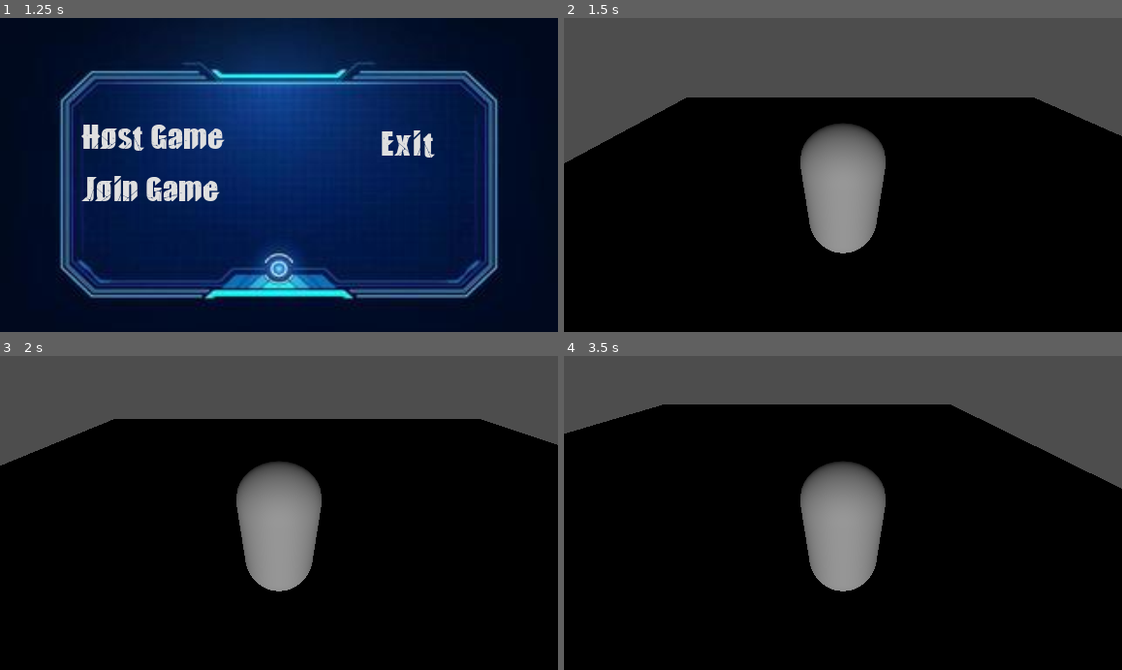
Above: before the commit, frames 1-4 (two rows, left to right).
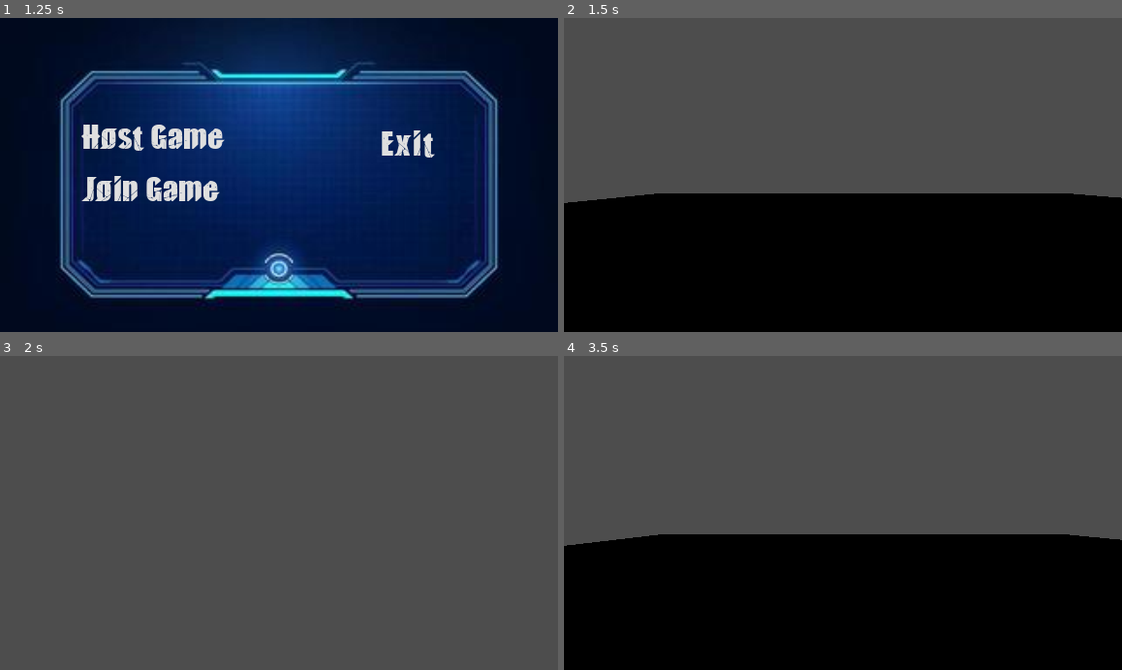
Above: after the commit, the same moments.

Repository: RynEEvans/multiplayer_test
Game: Godot game, scene res://Scenes/main_menu.tscn
Two runs of this game, one before a commit and one after it. Both use one fixed random seed, a clock stepped at 60 frames per second and the inputs below.
Inputs:
- Up to frame 1 (1.25 s): tap Enter (ui_accept) at 0.5, 0.6 s; hold Right (ui_right) from 0.53 s (still down); hold Space (jump, bound only after the commit) from 0.53 s (still down)
- Up to frame 2 (1.5 s): release Right (ui_right) at 1.25 s; release Space (jump, bound only after the commit) at 1.25 s; click "Host Game" at 1.25 s
- Up to frame 3 (2 s): no input
- Up to frame 4 (3.5 s): hold Down (ui_down) 2.03-2.78 s; tap Space (jump, bound only after the commit) at 2.1, 2.27, 2.57 s; tap Enter (ui_accept) at 2.3, 2.85 s; hold Right (ui_right) from 2.78 s (still down); hold Space (jump, bound only after the commit) from 2.78 s (still down)

Frame 1 is identical in both runs. In frame 2, 29% of the frame differs, in the area x 0-100%, y 25-75%; in frame 3, 77%, in the area x 0-100%, y 20-100%; in frame 4, 38%.

Commit message:
Setting the foundation

Diff:
--- /dev/null
+++ b/Assets/World/world_material.tres
@@ -0,0 +1,4 @@
+[gd_resource type="StandardMaterial3D" format=3 uid="uid://c1nyw7kj2xsqh"]
+
+[resource]
+albedo_color = Color(0.362202, 0.858768, 0.287868, 1)
--- /dev/null
+++ b/Scenes/CameraInput.tscn
@@ -0,0 +1,5 @@
+[gd_scene format=3 uid="uid://dh3osrjta5r55"]
+
+[node name="CameraInput" type="Node3D"]
+
+[node name="Camera3D" type="Camera3D" parent="."]
--- a/Scenes/Player/Player.tscn
+++ b/Scenes/Player/Player.tscn
@@ -1,13 +1,32 @@
-[gd_scene load_steps=4 format=3 uid="uid://bo25selcpr6xw"]
+[gd_scene load_steps=8 format=3 uid="uid://bo25selcpr6xw"]
 
 [ext_resource type="Script" uid="uid://cqlj131u14mdt" path="res://Scripts/player.gd" id="1_s0eop"]
+[ext_resource type="Script" uid="uid://j33id5xdbabj" path="res://Scenes/Player/player_input.gd" id="2_ft8w5"]
+[ext_resource type="PackedScene" uid="uid://dh3osrjta5r55" path="res://Scenes/CameraInput.tscn" id="2_h54ih"]
+
+[sub_resource type="SceneReplicationConfig" id="SceneReplicationConfig_s0eop"]
+properties/0/path = NodePath(".:position")
+properties/0/spawn = true
+properties/0/replication_mode = 1
 
 [sub_resource type="CapsuleShape3D" id="CapsuleShape3D_l3ax4"]
 
 [sub_resource type="CapsuleMesh" id="CapsuleMesh_s0eop"]
 
-[node name="Player" type="CharacterBody3D"]
+[sub_resource type="SceneReplicationConfig" id="SceneReplicationConfig_h54ih"]
+properties/0/path = NodePath(".:input_dir")
+properties/0/spawn = true
+properties/0/replication_mode = 1
+properties/1/path = NodePath(".:jump_input")
+properties/1/spawn = true
+properties/1/replication_mode = 1
+
+[node name="Player" type="CharacterBody3D" node_paths=PackedStringArray("_player_input")]
 script = ExtResource("1_s0eop")
+_player_input = NodePath("PlayerInput")
+
+[node name="MultiplayerSynchronizer" type="MultiplayerSynchronizer" parent="."]
+replication_config = SubResource("SceneReplicationConfig_s0eop")
 
 [node name="CollisionShape3D" type="CollisionShape3D" parent="."]
 transform = Transform3D(1, 0, 0, 0, 1, 0, 0, 0, 1, 0, 1, 0)
@@ -17,6 +36,10 @@
 transform = Transform3D(1, 0, 0, 0, 1, 0, 0, 0, 1, 0, 1, 0)
 mesh = SubResource("CapsuleMesh_s0eop")
 
-[node name="Camera3D" type="Camera3D" parent="."]
-transform = Transform3D(1, 0, 0, 0, 0.785122, 0.619341, 0, -0.619341, 0.785122, 0, 2.89266, 2.00947)
-current = true
+[node name="CameraInput" parent="." instance=ExtResource("2_h54ih")]
+
+[node name="PlayerInput" type="Node" parent="."]
+script = ExtResource("2_ft8w5")
+
+[node name="InputSynchronizer" type="MultiplayerSynchronizer" parent="PlayerInput"]
+replication_config = SubResource("SceneReplicationConfig_h54ih")
--- /dev/null
+++ b/Scenes/Player/player_input.gd
@@ -0,0 +1,8 @@
+class_name PlayerInput extends Node
+
+var input_dir: Vector2 = Vector2.ZERO
+var jump_input:= 0.0
+
+func _physics_process(delta):
+		input_dir = Input.get_vector("left", "right", "forward", "backward")
+		jump_input = Input.get_action_strength("jump")
--- a/Scenes/game.tscn
+++ b/Scenes/game.tscn
@@ -1,12 +1,14 @@
-[gd_scene load_steps=4 format=3 uid="uid://c475hnni6fvvk"]
+[gd_scene load_steps=5 format=3 uid="uid://c475hnni6fvvk"]
 
 [ext_resource type="PackedScene" uid="uid://i6ln1ku0uj6a" path="res://Scenes/Network/multiplayer_manager.tscn" id="1_ebmjs"]
+[ext_resource type="Material" uid="uid://c1nyw7kj2xsqh" path="res://Assets/World/world_material.tres" id="2_qxrlw"]
 
 [sub_resource type="PlaneMesh" id="PlaneMesh_ebmjs"]
+material = ExtResource("2_qxrlw")
 size = Vector2(20, 20)
 
-[sub_resource type="ConcavePolygonShape3D" id="ConcavePolygonShape3D_ebmjs"]
-data = PackedVector3Array(5, 0, 5, -5, 0, 5, 5, 0, -5, -5, 0, 5, -5, 0, -5, 5, 0, -5)
+[sub_resource type="ConcavePolygonShape3D" id="ConcavePolygonShape3D_qxrlw"]
+data = PackedVector3Array(10, 0, 10, -10, 0, 10, 10, 0, -10, -10, 0, 10, -10, 0, -10, 10, 0, -10)
 
 [node name="Game" type="Node3D"]
 
@@ -29,9 +31,9 @@
 [node name="MeshInstance3D" type="MeshInstance3D" parent="MultiplayerManager/World/MapSpawnPoint"]
 mesh = SubResource("PlaneMesh_ebmjs")
 
-[node name="StaticBody3D2" type="StaticBody3D" parent="MultiplayerManager/World/MapSpawnPoint/MeshInstance3D"]
+[node name="StaticBody3D" type="StaticBody3D" parent="MultiplayerManager/World/MapSpawnPoint/MeshInstance3D"]
 
-[node name="CollisionShape3D" type="CollisionShape3D" parent="MultiplayerManager/World/MapSpawnPoint/MeshInstance3D/StaticBody3D2"]
-shape = SubResource("ConcavePolygonShape3D_ebmjs")
+[node name="CollisionShape3D" type="CollisionShape3D" parent="MultiplayerManager/World/MapSpawnPoint/MeshInstance3D/StaticBody3D"]
+shape = SubResource("ConcavePolygonShape3D_qxrlw")
 
 [node name="PlayerSpawnPoint" type="Node3D" parent="MultiplayerManager/World"]
--- a/Scripts/player.gd
+++ b/Scripts/player.gd
@@ -4,6 +4,10 @@
 const SPEED = 5.0
 const JUMP_VELOCITY = 4.5
 
+@export var _player_input: PlayerInput
+
+func _enter_tree():
+	_player_input.set_multiplayer_authority(str(name).to_int())
 
 func _physics_process(delta: float) -> void:
 	# Add the gravity.
@@ -11,12 +15,12 @@
 		velocity += get_gravity() * delta
 
 	# Handle jump.
-	if Input.is_action_just_pressed("ui_accept") and is_on_floor():
-		velocity.y = JUMP_VELOCITY
+	if _player_input.jump_input > 0 and is_on_floor():
+		velocity.y = JUMP_VELOCITY * _player_input.jump_input
 
 	# Get the input direction and handle the movement/deceleration.
 	# As good practice, you should replace UI actions with custom gameplay actions.
-	var input_dir := Input.get_vector("ui_left", "ui_right", "ui_up", "ui_down")
+	var input_dir := _player_input.input_dir
 	var direction := (transform.basis * Vector3(input_dir.x, 0, input_dir.y)).normalized()
 	if direction:
 		velocity.x = direction.x * SPEED
--- a/project.godot
+++ b/project.godot
@@ -24,3 +24,31 @@
 window/size/viewport_width=576
 window/size/viewport_height=324
 window/size/always_on_top=true
+
+[input]
+
+forward={
+"deadzone": 0.2,
+"events": [Object(InputEventKey,"resource_local_to_scene":false,"resource_name":"","device":-1,"window_id":0,"alt_pressed":false,"shift_pressed":false,"ctrl_pressed":false,"meta_pressed":false,"pressed":false,"keycode":0,"physical_keycode":87,"key_label":0,"unicode":119,"location":0,"echo":false,"script":null)
+]
+}
+backward={
+"deadzone": 0.2,
+"events": [Object(InputEventKey,"resource_local_to_scene":false,"resource_name":"","device":-1,"window_id":0,"alt_pressed":false,"shift_pressed":false,"ctrl_pressed":false,"meta_pressed":false,"pressed":false,"keycode":0,"physical_keycode":83,"key_label":0,"unicode":115,"location":0,"echo":false,"script":null)
+]
+}
+left={
+"deadzone": 0.2,
+"events": [Object(InputEventKey,"resource_local_to_scene":false,"resource_name":"","device":-1,"window_id":0,"alt_pressed":false,"shift_pressed":false,"ctrl_pressed":false,"meta_pressed":false,"pressed":false,"keycode":0,"physical_keycode":65,"key_label":0,"unicode":97,"location":0,"echo":false,"script":null)
+]
+}
+right={
+"deadzone": 0.2,
+"events": [Object(InputEventKey,"resource_local_to_scene":false,"resource_name":"","device":-1,"window_id":0,"alt_pressed":false,"shift_pressed":false,"ctrl_pressed":false,"meta_pressed":false,"pressed":false,"keycode":0,"physical_keycode":68,"key_label":0,"unicode":100,"location":0,"echo":false,"script":null)
+]
+}
+jump={
+"deadzone": 0.2,
+"events": [Object(InputEventKey,"resource_local_to_scene":false,"resource_name":"","device":-1,"window_id":0,"alt_pressed":false,"shift_pressed":false,"ctrl_pressed":false,"meta_pressed":false,"pressed":false,"keycode":0,"physical_keycode":32,"key_label":0,"unicode":32,"location":0,"echo":false,"script":null)
+]
+}
Not shown, added: Scenes/Player/player_input.gd.uid
